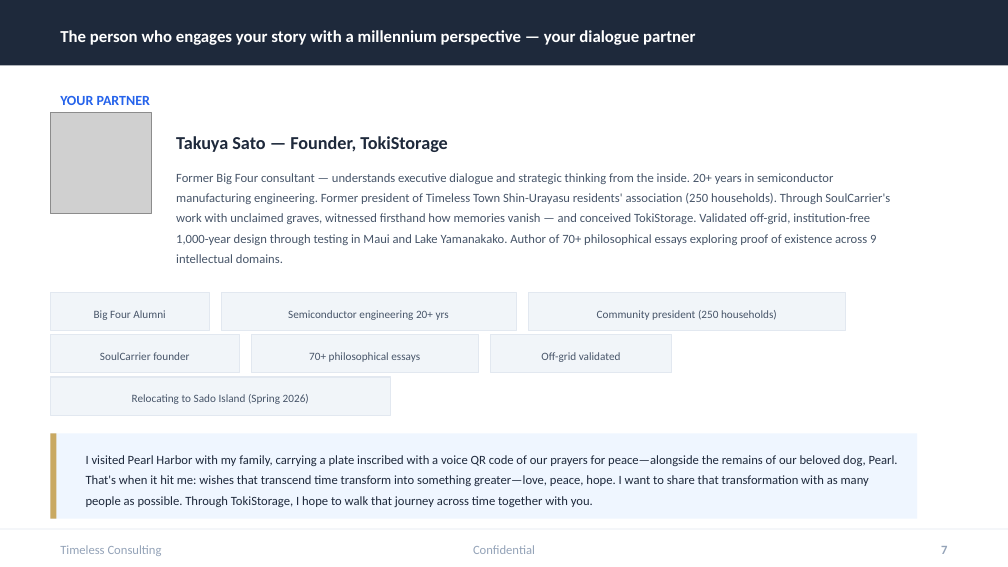
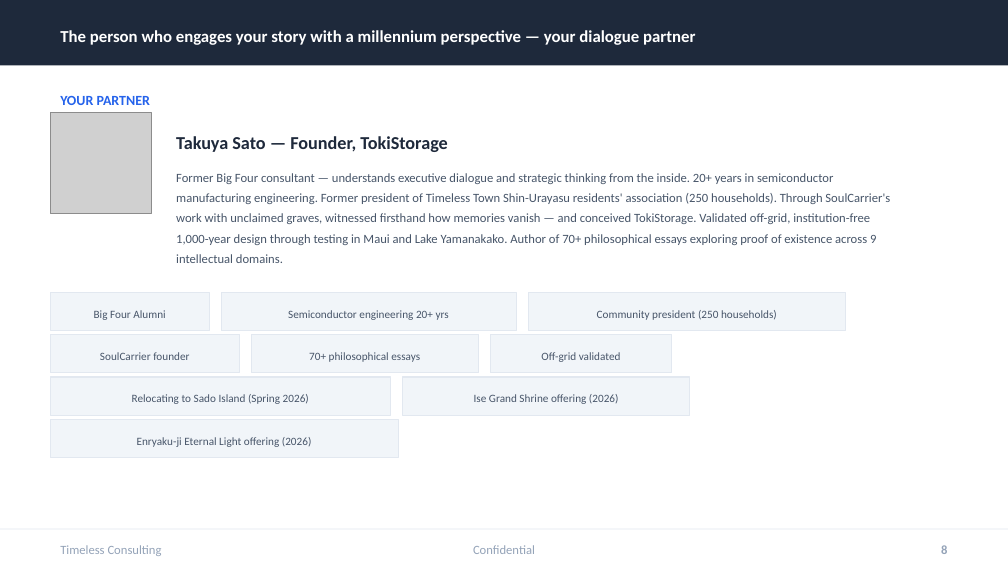
Before and after one commit to tokistorage/lp, a slide deck: slide 8 of tokistorage-client-deck-en.pptx (slide 7 before the commit). Drawn at 1008x567 pixels with LibreOffice and Linux fonts; fonts in the diff are those of the drawing; grey boxes stand for pictures. Boxes give left, top, right and bottom in pixels: in the first picture for what was removed or moved away, otherwise in the second. Text is boxed around its words. In the diff, an @@ line names an element or a change of style, - is before the commit and + after.

```diff
--- a/tokistorage-client-deck-en.pptx
+++ b/tokistorage-client-deck-en.pptx
@@ rectangle: place and size @@
-rectangle at [50,433,917,518]
+rectangle at [403,377,690,415]
@@ rectangle at [403,377,690,415]: fill #EFF6FF to #F1F5F9; outline none to #E2E8F0 0.75 pt @@
@@ rectangle added at [50,419,398,458], fill #F1F5F9, outline #E2E8F0 0.75 pt @@
@@ text added at [474,394,619,404], 8 pt, text #475569 @@
+Ise Grand Shrine offering (2026)
@@ rectangle removed at [50,433,56,518] @@
@@ text added at [137,437,312,447], 8 pt, text #475569 @@
+Enryaku-ji Eternal Light offering (2026)
@@ text removed at [86,455,898,507] @@
-I visited Pearl Harbor with my family, carrying a plate inscribed with a voice QR code of our prayers for peace—alongside the remains of our beloved dog, Pearl. That's when it hit me: wishes that transcend time transform into something greater—love, peace, hope. I want to share that transformation with as many people as possible. Through TokiStorage, I hope to walk that journey across time together with you.
@@ text at [941,545,947,554]: text changed @@
-7
+8
```
Also in this commit, not shown: 4 other slides changed, 1 slide added, 14 other files.
